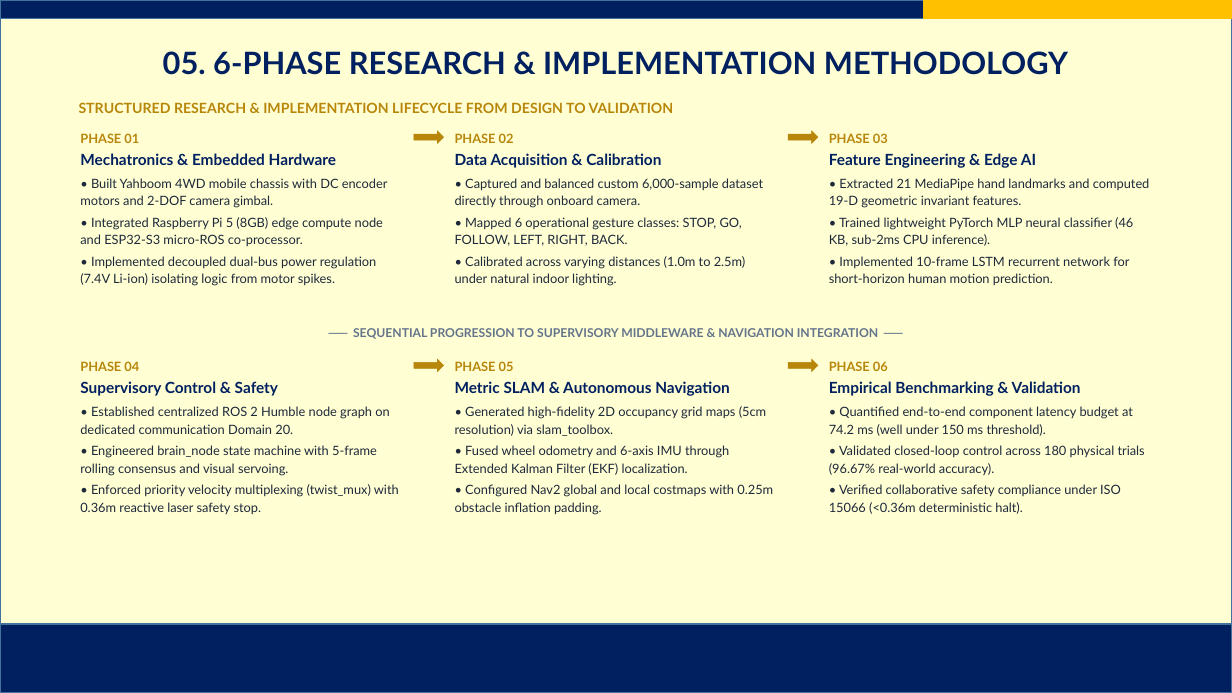
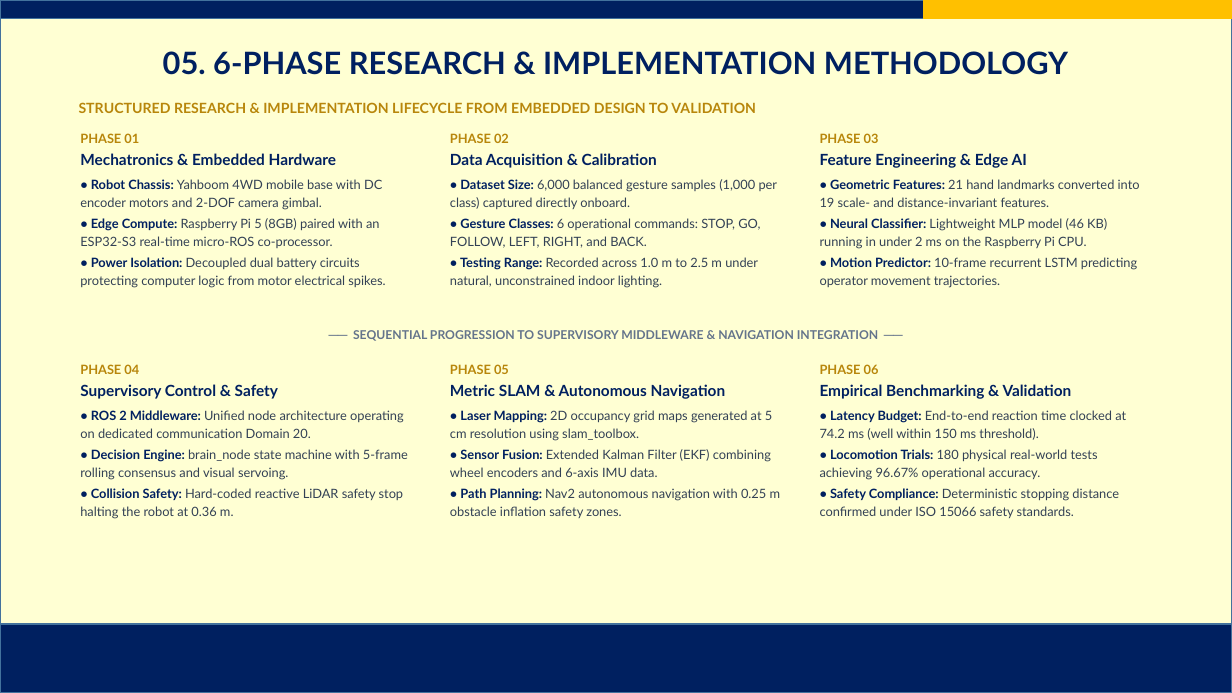
Before and after one commit to AJFACULTY/Intention-Recognition, a slide deck: slide 7 of write_up/Project Final Defense Slides_FINAL.pptx. Drawn at 1232x693 pixels with LibreOffice and Linux fonts; fonts in the diff are those of the drawing; background and template pictures are left out. Boxes give left, top, right and bottom in pixels: in the first picture for what was removed or moved away, otherwise in the second. Text is boxed around its words. In the diff, an @@ line names an element or a change of style, - is before the commit and + after.

Commit message:
fix(slides): eliminate arrows, introduce uniform 3-field bold tags, and optimize clarity on Slide 7

```diff
--- a/write_up/Project Final Defense Slides_FINAL.pptx
+++ b/write_up/Project Final Defense Slides_FINAL.pptx
@@ text at (79, 102, 756, 113): text changed @@
-STRUCTURED RESEARCH & IMPLEMENTATION LIFECYCLE FROM DESIGN TO VALIDATION
+STRUCTURED RESEARCH & IMPLEMENTATION LIFECYCLE FROM EMBEDDED DESIGN TO VALIDATION
@@ right arrow removed at (414, 131, 444, 143) @@
@@ right arrow removed at (788, 131, 818, 143) @@
@@ text "PHASE 03": place and size @@
-text "PHASE 03" at (829, 133, 1150, 285)
+text "PHASE 03" at (820, 133, 1140, 288)
@@ text at (80, 179, 385, 288): text changed; text colour #1E293B to #334155 @@
-• Built Yahboom 4WD mobile chassis with DC encoder motors and 2-DOF camera gimbal.
-• Integrated Raspberry Pi 5 (8GB) edge compute node and ESP32-S3 micro-ROS co-processor.
-• Implemented decoupled dual-bus power regulation (7.4V Li-ion) isolating logic from motor spikes.
+• Robot Chassis: Yahboom 4WD mobile base with DC encoder motors and 2-DOF camera gimbal.
+• Edge Compute: Raspberry Pi 5 (8GB) paired with an ESP32-S3 real-time micro-ROS co-processor.
+• Power Isolation: Decoupled dual battery circuits protecting computer logic from motor electrical spikes.
@@ text at (450, 179, 778, 288): text changed; text colour #1E293B to #334155 @@
-• Captured and balanced custom 6,000-sample dataset directly through onboard camera.
-• Mapped 6 operational gesture classes: STOP, GO, FOLLOW, LEFT, RIGHT, BACK.
-• Calibrated across varying distances (1.0m to 2.5m) under natural indoor lighting.
+• Dataset Size: 6,000 balanced gesture samples (1,000 per class) captured directly onboard.
+• Gesture Classes: 6 operational commands: STOP, GO, FOLLOW, LEFT, RIGHT, and BACK.
+• Testing Range: Recorded across 1.0 m to 2.5 m under natural, unconstrained indoor lighting.
@@ text at (450, 153, 657, 168): more space between paragraphs @@
@@ text at (820, 179, 1140, 288): text changed; text colour #1E293B to #334155 @@
-• Extracted 21 MediaPipe hand landmarks and computed 19-D geometric invariant features.
-• Trained lightweight PyTorch MLP neural classifier (46 KB, sub-2ms CPU inference).
-• Implemented 10-frame LSTM recurrent network for short-horizon human motion prediction.
+• Geometric Features: 21 hand landmarks converted into 19 scale- and distance-invariant features.
+• Neural Classifier: Lightweight MLP model (46 KB) running in under 2 ms on the Raspberry Pi CPU.
+• Motion Predictor: 10-frame recurrent LSTM predicting operator movement trajectories.
@@ text at (820, 153, 1027, 168): more space between paragraphs @@
@@ text "PHASE 06": place and size @@
-text "PHASE 06" at (829, 361, 1145, 514)
+text "PHASE 06" at (820, 364, 1126, 518)
@@ text at (80, 384, 278, 399): more space between paragraphs @@
@@ right arrow removed at (414, 360, 444, 372) @@
@@ text at (450, 384, 726, 399): more space between paragraphs @@
@@ right arrow removed at (788, 360, 818, 372) @@
@@ text at (820, 384, 1072, 399): more space between paragraphs @@
@@ text at (80, 410, 408, 519): text changed; text colour #1E293B to #334155 @@
-• Established centralized ROS 2 Humble node graph on dedicated communication Domain 20.
-• Engineered brain_node state machine with 5-frame rolling consensus and visual servoing.
-• Enforced priority velocity multiplexing (twist_mux) with 0.36m reactive laser safety stop.
+• ROS 2 Middleware: Unified node architecture operating on dedicated communication Domain 20.
+• Decision Engine: brain_node state machine with 5-frame rolling consensus and visual servoing.
+• Collision Safety: Hard-coded reactive LiDAR safety stop halting the robot at 0.36 m.
@@ text at (450, 410, 781, 518): text changed; text colour #1E293B to #334155 @@
-• Generated high-fidelity 2D occupancy grid maps (5cm resolution) via slam_toolbox.
-• Fused wheel odometry and 6-axis IMU through Extended Kalman Filter (EKF) localization.
-• Configured Nav2 global and local costmaps with 0.25m obstacle inflation padding.
+• Laser Mapping: 2D occupancy grid maps generated at 5 cm resolution using slam_toolbox.
+• Sensor Fusion: Extended Kalman Filter (EKF) combining wheel encoders and 6-axis IMU data.
+• Path Planning: Nav2 autonomous navigation with 0.25 m obstacle inflation safety zones.
@@ text at (820, 410, 1126, 518): text changed; text colour #1E293B to #334155 @@
-• Quantified end-to-end component latency budget at 74.2 ms (well under 150 ms threshold).
-• Validated closed-loop control across 180 physical trials (96.67% real-world accuracy).
-• Verified collaborative safety compliance under ISO 15066 (<0.36m deterministic halt).
+• Latency Budget: End-to-end reaction time clocked at 74.2 ms (well within 150 ms threshold).
+• Locomotion Trials: 180 physical real-world tests achieving 96.67% operational accuracy.
+• Safety Compliance: Deterministic stopping distance confirmed under ISO 15066 safety standards.
```
Also in this commit, not shown: 3 other files.
